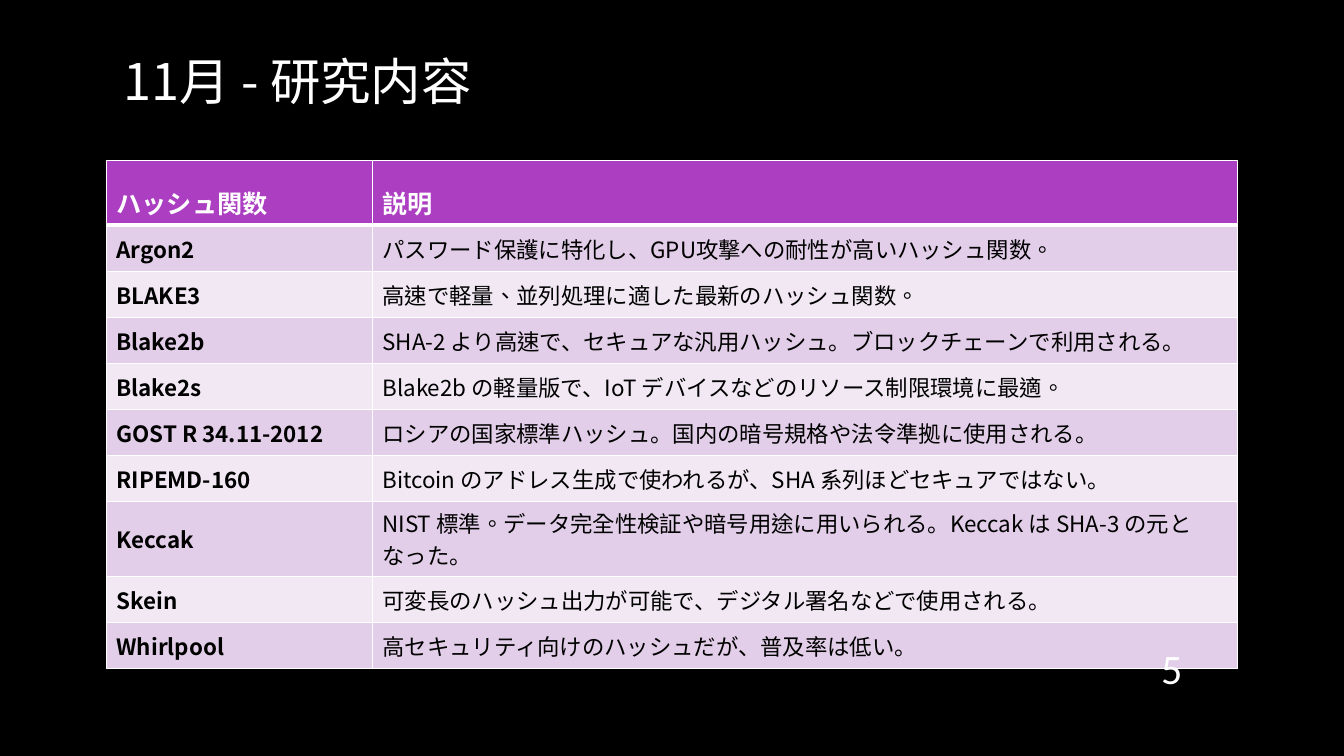
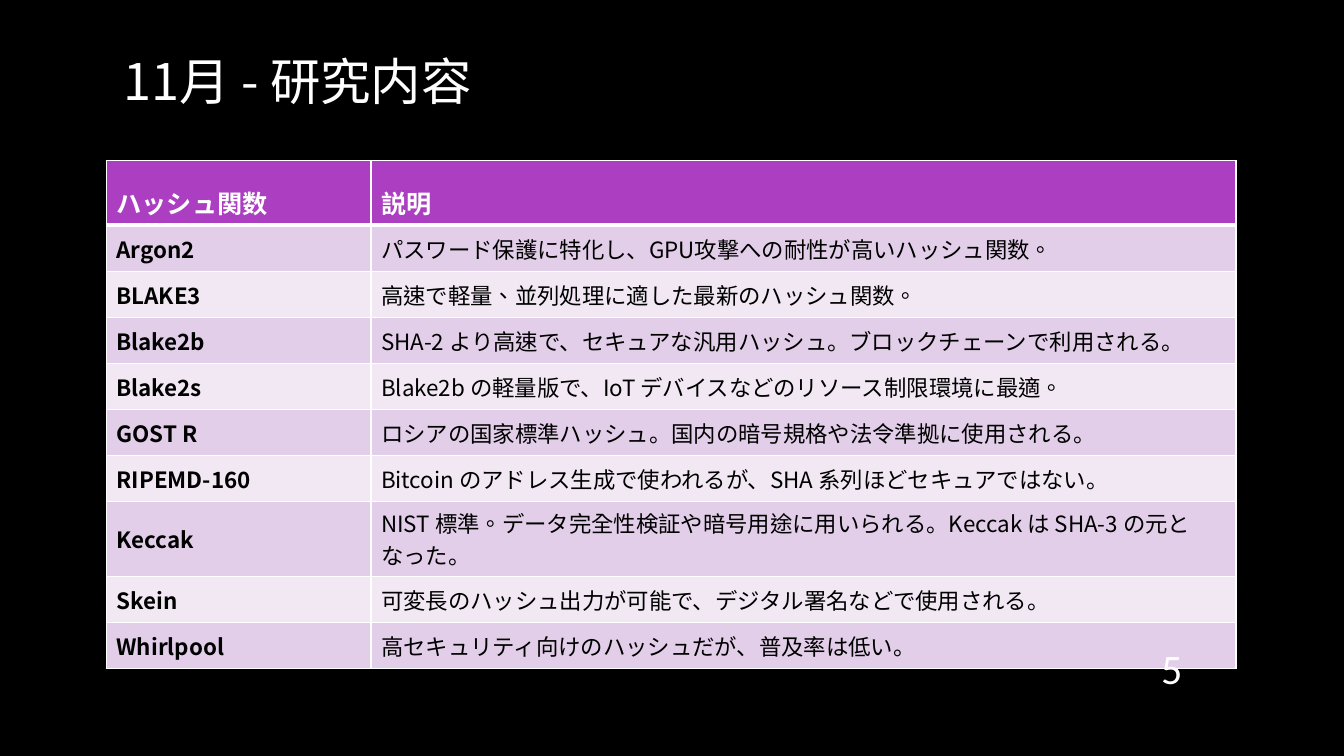
Before and after one commit to cyrusmanosa/Ecc-Year-3, a slide deck: slide 5 of Y3-Sem2/ITゼミ演習II/2024年度_12月報告会_Sk3a04_文家俊.pptx. Drawn at 1344x756 pixels with LibreOffice and Linux fonts; fonts in the diff are those of the drawing; background and template pictures are left out. Boxes give left, top, right and bottom in pixels: in the first picture for what was removed or moved away, otherwise in the second. Text is boxed around its words. In the diff, an @@ line names an element or a change of style, - is before the commit and + after.

```diff
--- a/Y3-Sem2/ITゼミ演習II/2024年度_12月報告会_Sk3a04_文家俊.pptx
+++ b/Y3-Sem2/ITゼミ演習II/2024年度_12月報告会_Sk3a04_文家俊.pptx
@@ table at <box>107,160,1236,664</box> @@
-row 6, column 1: GOST R 34.11-2012
+row 6, column 1: GOST R
```
Also in this commit, not shown: 1 other slide changed, 10 other files.
